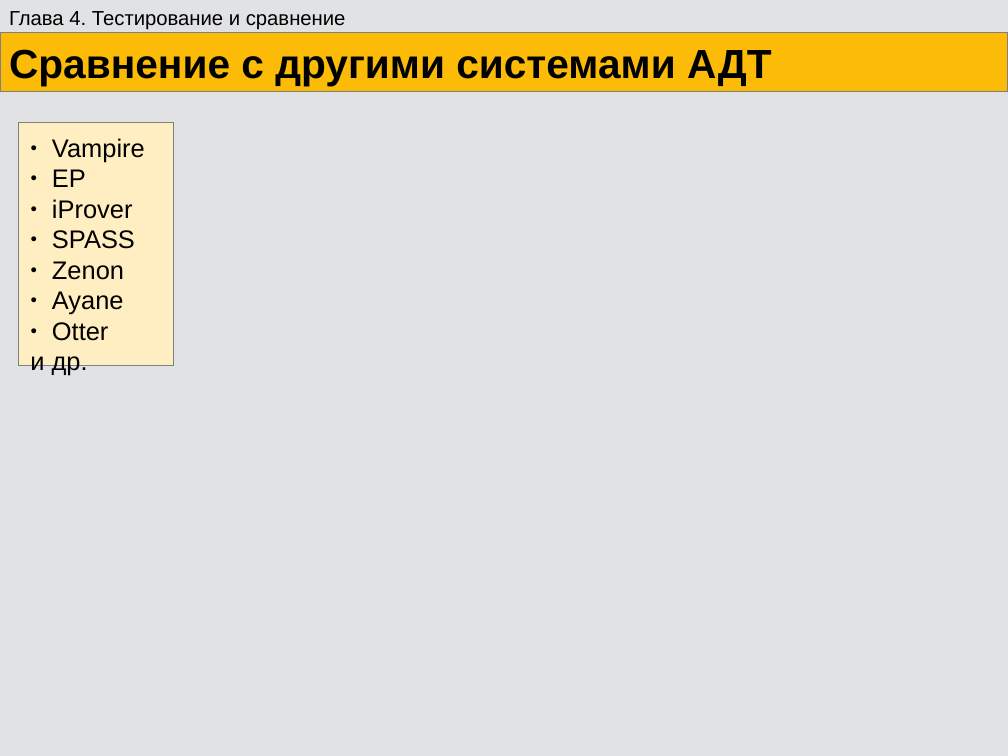
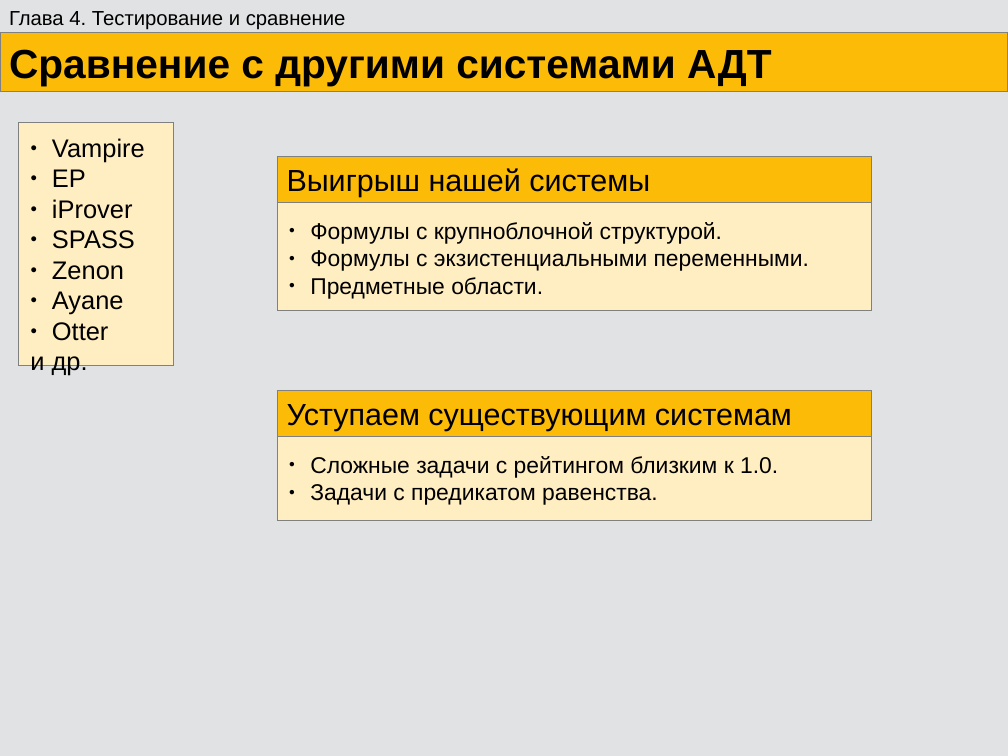
Before and after one commit to eugeneai/prisnif, a slide deck: slide 48 of brick/pres/pacman.odp. Drawn at 1008x756 pixels with LibreOffice and Linux fonts; fonts in the diff are those of the drawing. Boxes give left, top, right and bottom in pixels: in the first picture for what was removed or moved away, otherwise in the second. Text is boxed around its words. In the diff, an @@ line names an element or a change of style, - is before the commit and + after.

```diff
--- a/brick/pres/pacman.odp
+++ b/brick/pres/pacman.odp
@@ rectangle added at (x1=277, y1=156, x2=872, y2=311), fill #FFEEC1, outline #808080 0 pt @@
@@ rectangle added at (x1=277, y1=156, x2=872, y2=202), fill #FCBB06, outline #808080 0 pt, 24 pt, text #000000 @@
+Выигрыш нашей системы
@@ text added at (x1=310, y1=222, x2=809, y2=299), 18 pt, text #000000 @@
+● Формулы с крупноблочной структурой.
+● Формулы с экзистенциальными переменными.
+● Предметные области.
@@ rectangle added at (x1=277, y1=391, x2=872, y2=521), fill #FFEEC1, outline #808080 0 pt @@
@@ rectangle added at (x1=277, y1=391, x2=872, y2=436), fill #FCBB06, outline #808080 0 pt, 24 pt, text #000000 @@
+Уступаем существующим системам
@@ text added at (x1=310, y1=456, x2=778, y2=505), 18 pt, text #000000 @@
+● Сложные задачи с рейтингом близким к 1.0.
+● Задачи с предикатом равенства.
```
Also in this commit, not shown: 6 other slides changed.
